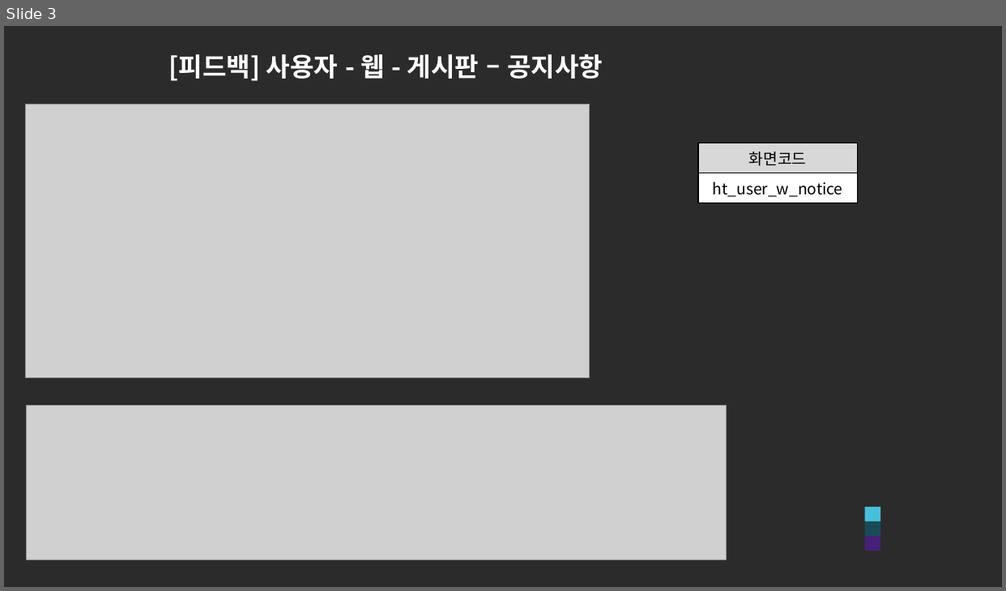
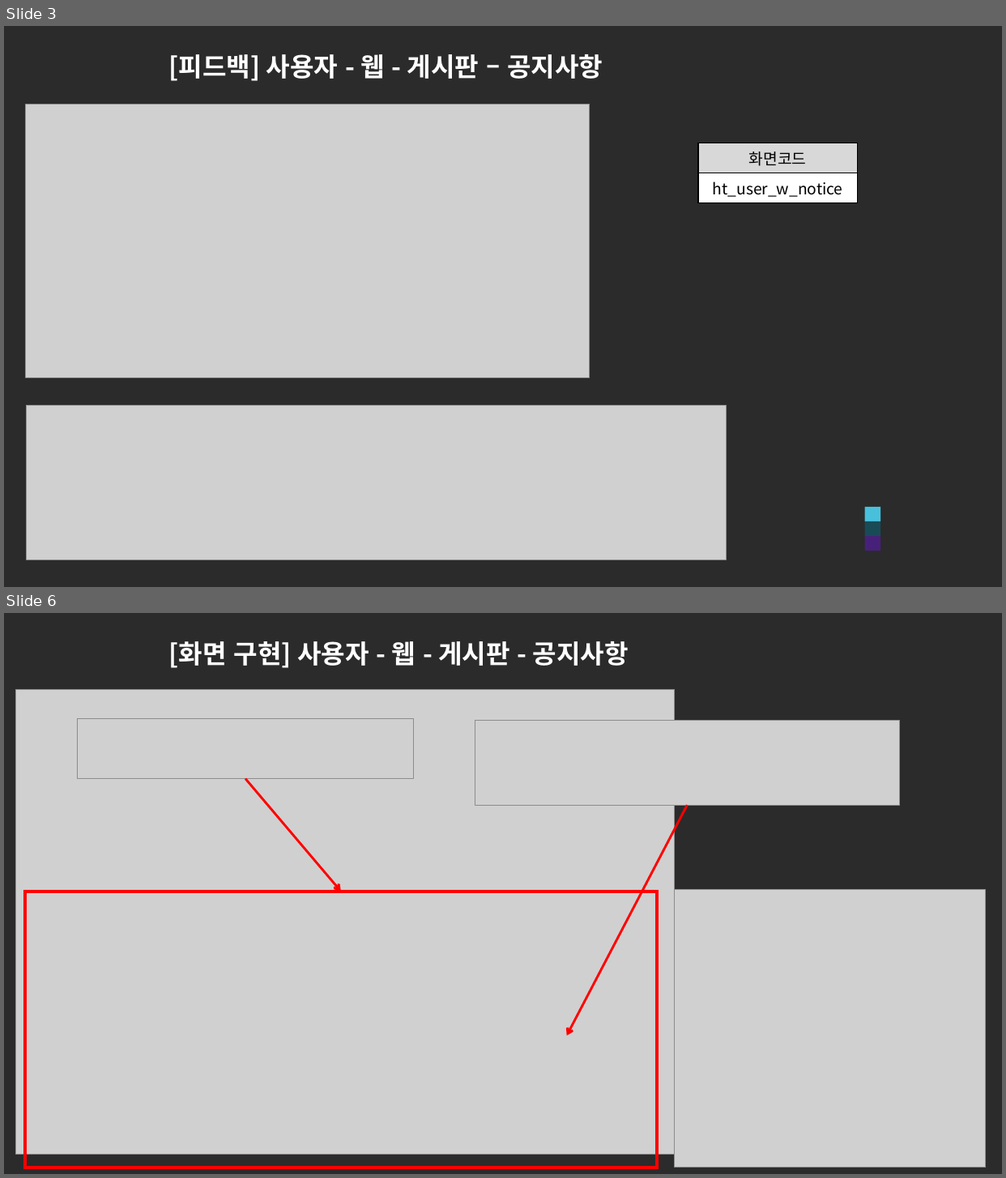
Before and after one commit to ezenteam2/e-Zone, a slide deck: 0 발표용 파워포인트/0501 5차발표/0501 project05 - 파워포인트 - 현태.pptx. Shown one above the other, each under a label of ours: slide 3 before the commit, slides 3 and 6 after it; the slides between them are not shown. The pictures are 1006x591 and 1006x1178 pixels, drawn with LibreOffice and Linux fonts; fonts in the diff are those of the drawing; grey boxes stand for pictures; background and template pictures are left out; a plain dark background stands for a picture behind light text. Boxes give left, top, right and bottom in pixels: in the first picture for what was removed or moved away, otherwise in the second. Text is boxed around its words. In the diff, an @@ line names an element or a change of style, - is before the commit and + after.

```diff
--- a/0 발표용 파워포인트/0501 5차발표/0501 project05 - 파워포인트 - 현태.pptx
+++ b/0 발표용 파워포인트/0501 5차발표/0501 project05 - 파워포인트 - 현태.pptx
@@ slide 6 added at [4,613,1002,1174], background picture (left out) @@
@@ title added at [169,641,629,668], 25 pt, text #FFFFFF, bold @@
+[화면 구현] 사용자 - 웹 - 게시판 - 공지사항
@@ picture added at [16,689,675,1154] @@
@@ picture added at [78,718,414,778] @@
@@ picture added at [475,720,900,806] @@
@@ arrow added from (246, 779) to (341, 892), #FF0000 2.25 pt @@
@@ arrow added from (688, 806) to (567, 1036), #FF0000 2.25 pt @@
@@ rectangle added at [25,892,657,1168], outline #FF0000 3 pt @@
@@ picture added at [675,890,986,1168] @@
```
Also in this commit, not shown: 1 slide changed, 20 other slides added, 3 other files.
